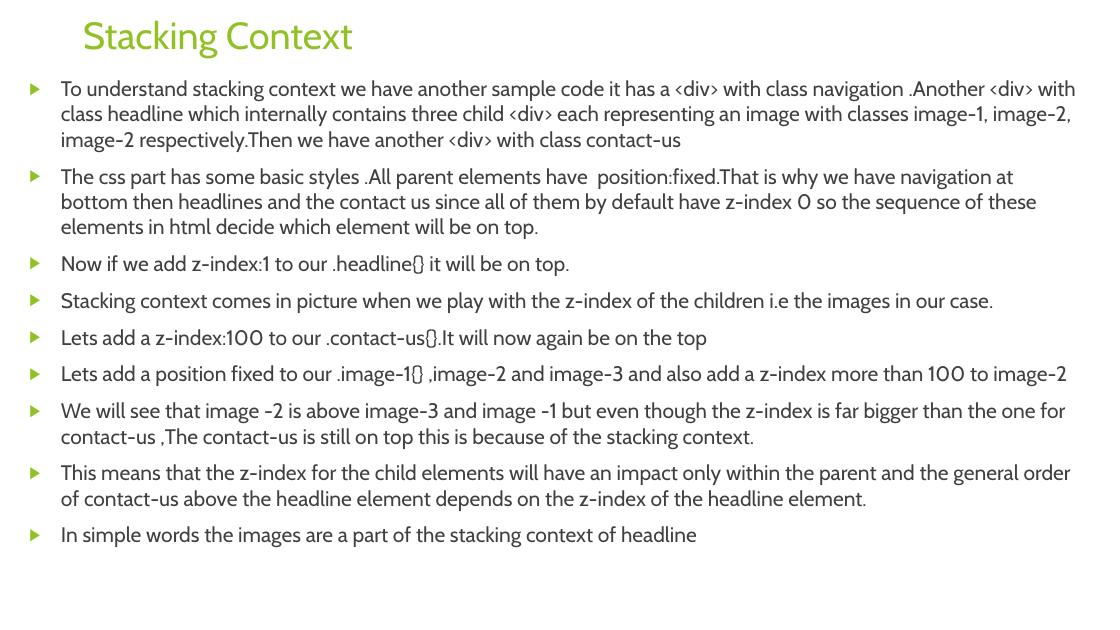
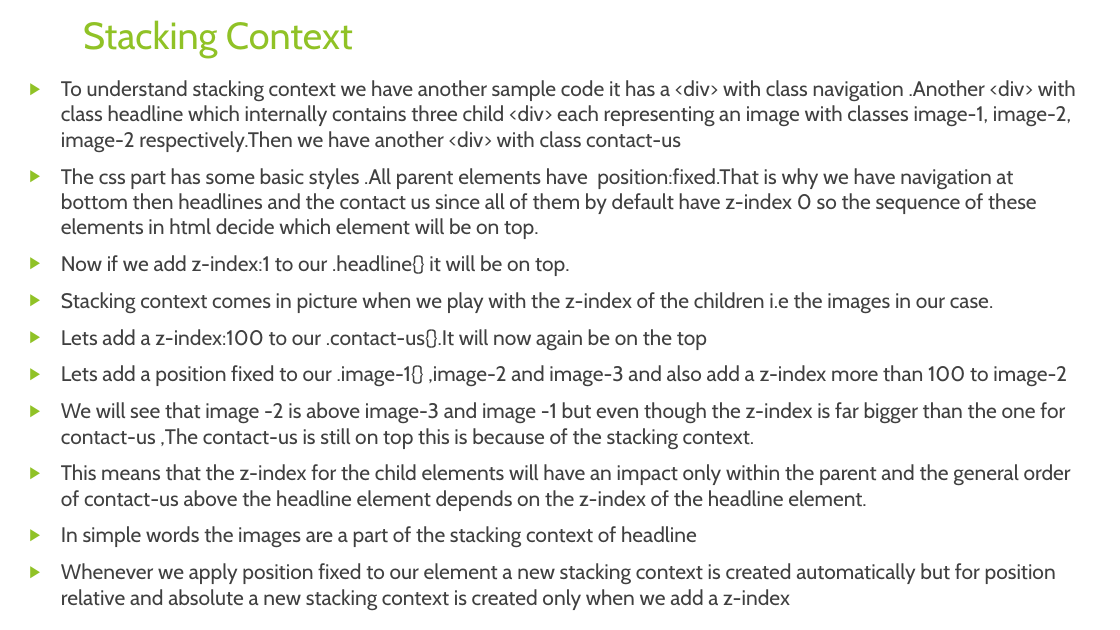
Before and after one commit to rudhrainfogain/CSS, a slide deck: slide 106 of PPT/Css-v6.pptx. Drawn at 1120x630 pixels with LibreOffice and Linux fonts; fonts in the diff are those of the drawing. Boxes give left, top, right and bottom in pixels: in the first picture for what was removed or moved away, otherwise in the second. Text is boxed around its words. In the diff, an @@ line names an element or a change of style, - is before the commit and + after.

```diff
--- a/PPT/Css-v6.pptx
+++ b/PPT/Css-v6.pptx
@@ text at bbox=[61, 563, 1056, 610]: paragraph added @@
+▶ Whenever we apply position fixed to our element a new stacking context is created automatically but for position relative and absolute a new stacking context is created only when we add a z-index
```
Also in this commit, not shown: 1 other slide changed, 2 slides added, 2 other files.
